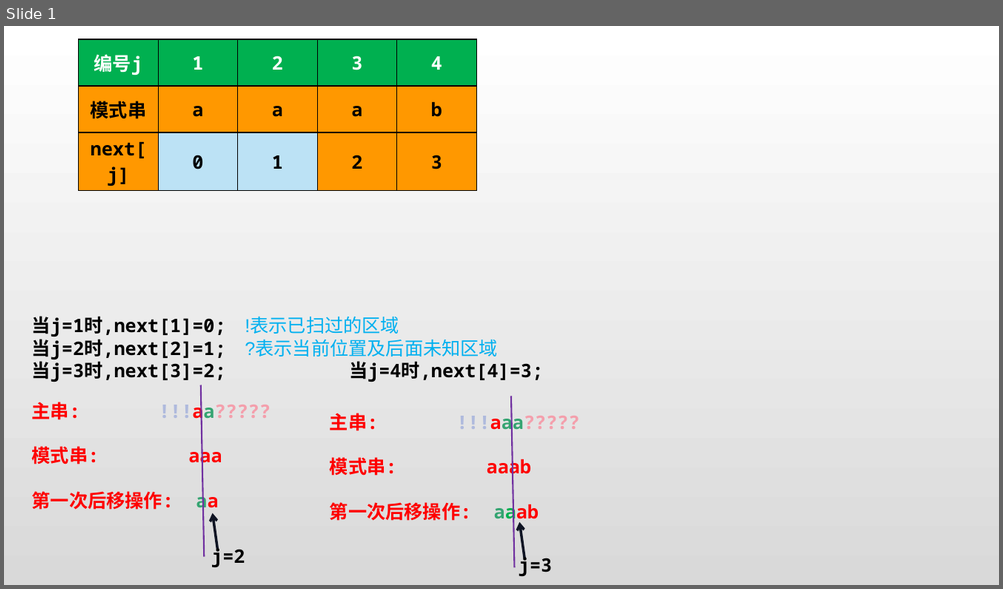
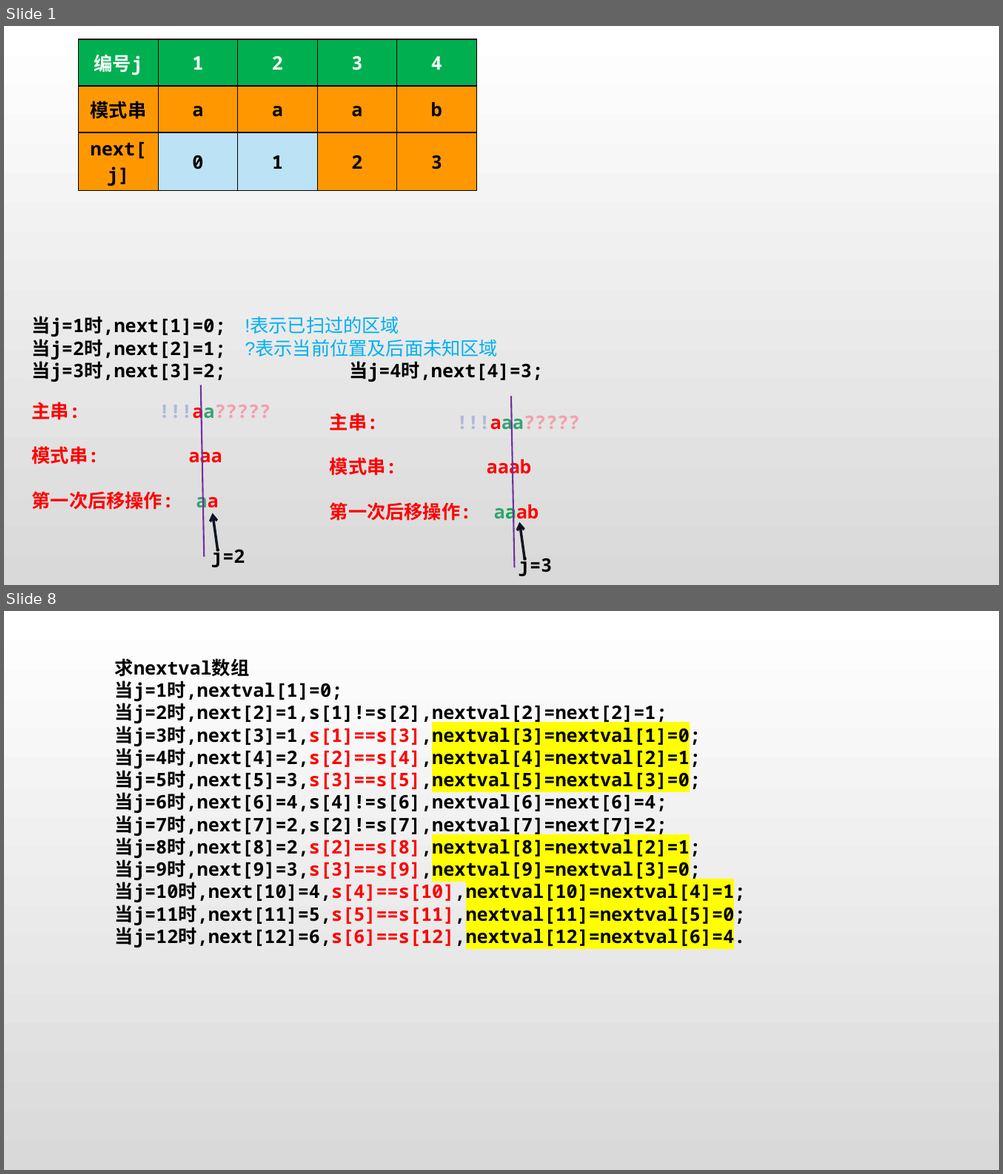
Before and after one commit to jk2020214154/Data_Structure_Code, a slide deck: 第四章 串/4.2 串的模式匹配/KMP图示.pptx. Shown one above the other, each under a label of ours: slide 1 before the commit, slides 1 and 8 after it; the slides between them are not shown. The pictures are 1003x589 and 1003x1174 pixels, drawn with LibreOffice and Linux fonts; fonts in the diff are those of the drawing. Boxes give left, top, right and bottom in pixels: in the first picture for what was removed or moved away, otherwise in the second. Text is boxed around its words. In the diff, an @@ line names an element or a change of style, - is before the commit and + after.

```diff
--- a/第四章 串/4.2 串的模式匹配/KMP图示.pptx
+++ b/第四章 串/4.2 串的模式匹配/KMP图示.pptx
@@ slide 8 added at (4, 611, 999, 1170), background gradient #FFFFFF to #D9D9D9 @@
@@ text added at (115, 658, 745, 948), 18 pt, text #000000, bold @@
+求nextval数组
+当j=1时,nextval[1]=0;
+当j=2时,next[2]=1,s[1]!=s[2],nextval[2]=next[2]=1;
+当j=3时,next[3]=1,s[1]==s[3],nextval[3]=nextval[1]=0;
+当j=4时,next[4]=2,s[2]==s[4],nextval[4]=nextval[2]=1;
+当j=5时,next[5]=3,s[3]==s[5],nextval[5]=nextval[3]=0;
+当j=6时,next[6]=4,s[4]!=s[6],nextval[6]=next[6]=4;
+当j=7时,next[7]=2,s[2]!=s[7],nextval[7]=next[7]=2;
+当j=8时,next[8]=2,s[2]==s[8],nextval[8]=nextval[2]=1;
+当j=9时,next[9]=3,s[3]==s[9],nextval[9]=nextval[3]=0;
+当j=10时,next[10]=4,s[4]==s[10],nextval[10]=nextval[4]=1;
+当j=11时,next[11]=5,s[5]==s[11],nextval[11]=nextval[5]=0;
+当j=12时,next[12]=6,s[6]==s[12],nextval[12]=nextval[6]=4.
```
Also in this commit, not shown: 6 other slides added, 1 slide removed, 1 other file.
